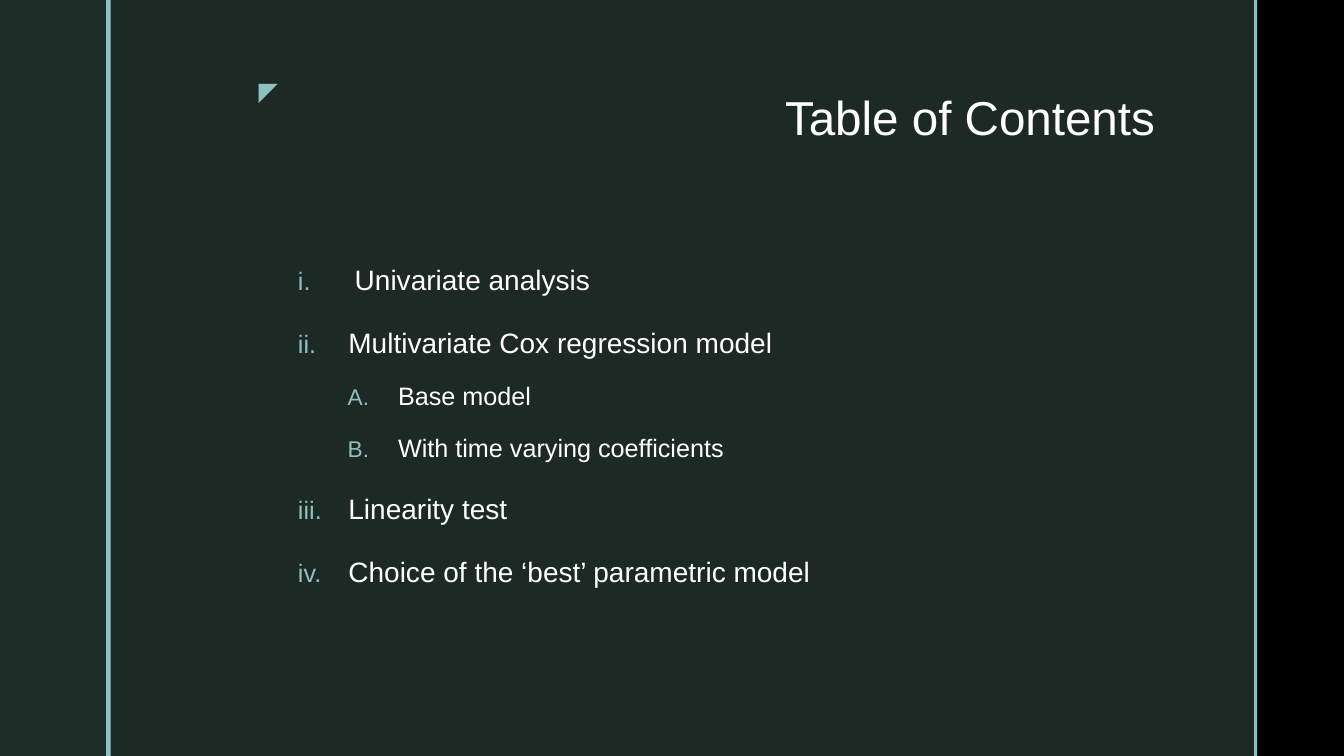
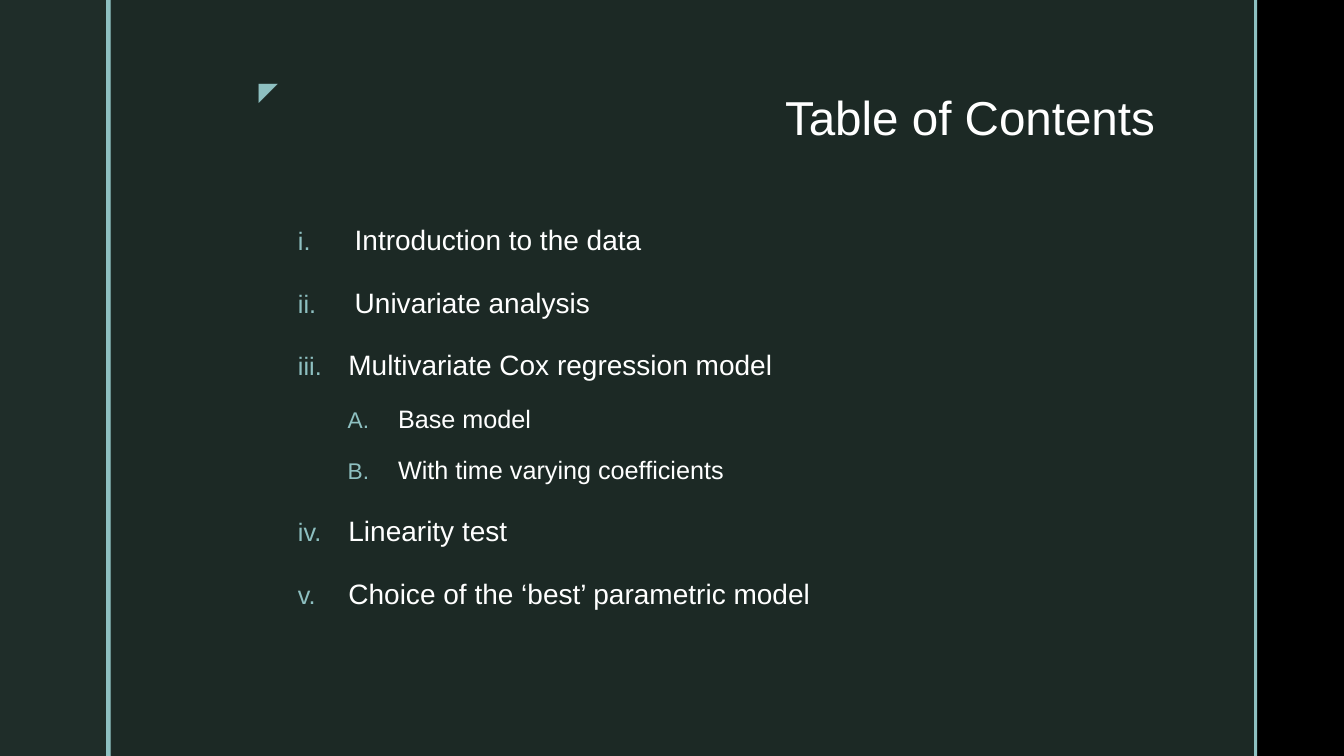
Before and after one commit to SebastianVeuskens/DSA-Project, a slide deck: slide 2 of presentation.pptx. Drawn at 1344x756 pixels with LibreOffice and Linux fonts; fonts in the diff are those of the drawing; background and template pictures are left out. Boxes give left, top, right and bottom in pixels: in the first picture for what was removed or moved away, otherwise in the second. Text is boxed around its words. In the diff, an @@ line names an element or a change of style, - is before the commit and + after.

```diff
--- a/presentation.pptx
+++ b/presentation.pptx
@@ text "Introduction to the data": place and size @@
-text "Introduction to the data" at (348,269,810,587)
+text "Introduction to the data" at (348,229,810,609)
@@ text at (355,229,642,251): paragraph added @@
+i. Introduction to the data
```
Also in this commit, not shown: 2 other slides changed, 3 slides added, 17 other files.
